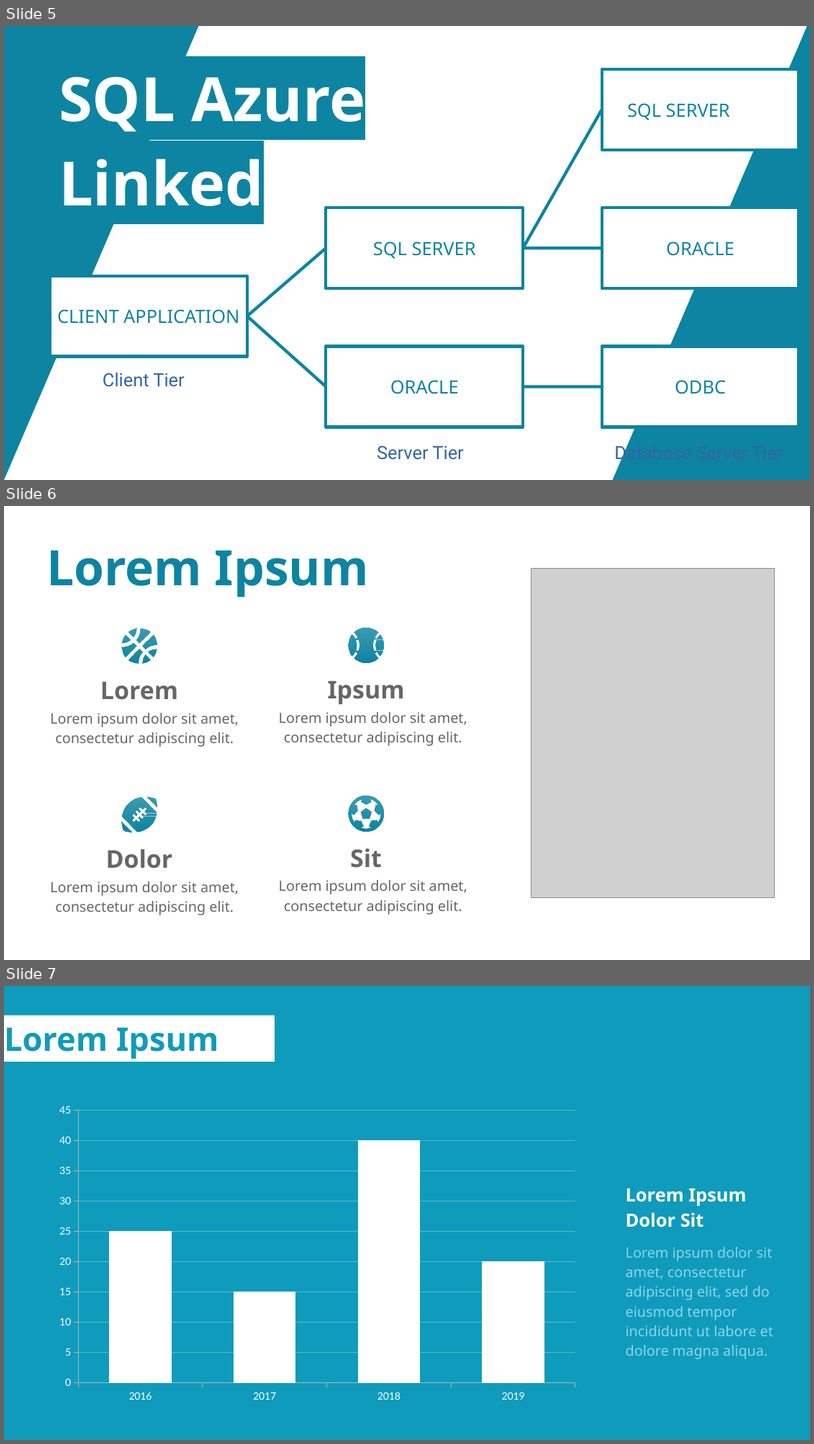
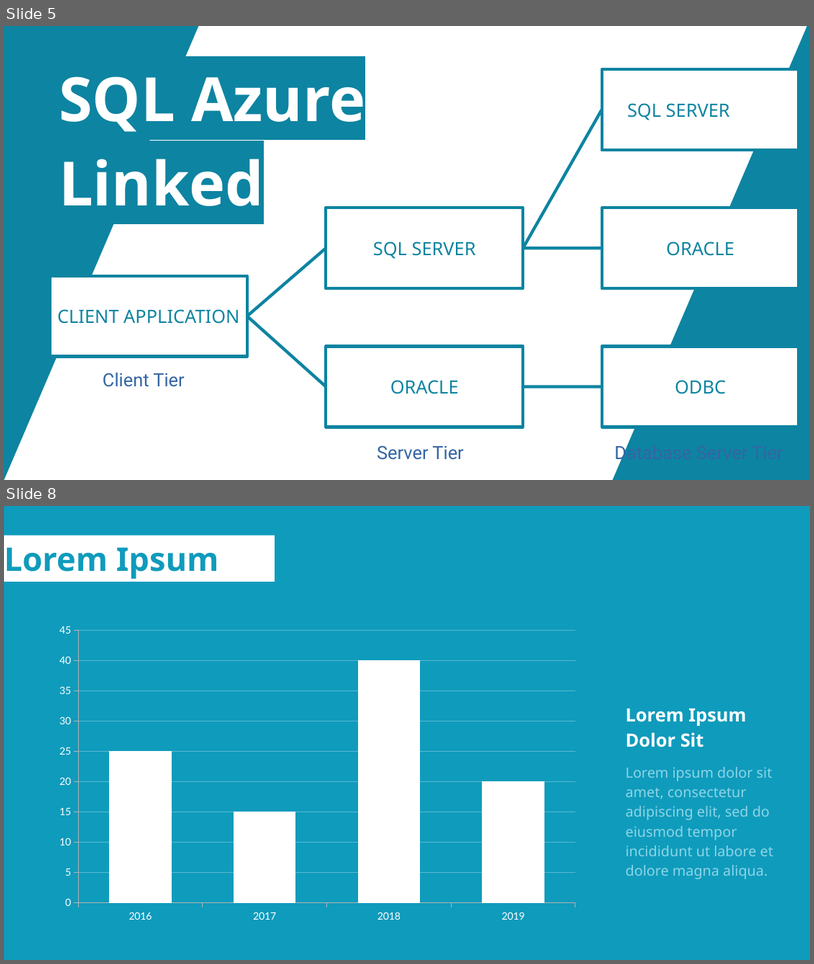
Before and after one commit to Thomaslvo/Amplifire, a slide deck: Stored Functions Presentation Powerpoint.pptx. Shown one above the other, each under a label of ours: slides 5, 6 and 7 before the commit, slides 5 and 8 after it; the slides between them are not shown. The pictures are 814x1444 and 814x964 pixels, drawn with LibreOffice and Linux fonts; fonts in the diff are those of the drawing; grey boxes stand for pictures; background and template pictures are left out. Boxes give left, top, right and bottom in pixels: in the first picture for what was removed or moved away, otherwise in the second. Text is boxed around its words. In the diff, an @@ line names an element or a change of style, - is before the commit and + after.

```diff
--- a/Stored Functions Presentation Powerpoint.pptx
+++ b/Stored Functions Presentation Powerpoint.pptx
@@ slide 6 removed at [4,506,810,960], background #FFFFFF @@
@@ title removed at [46,550,369,597] @@
-Lorem Ipsum
@@ picture removed at [532,568,774,898] @@
@@ freeform shape removed at [122,628,157,664] @@
@@ freeform shape removed at [349,627,383,662] @@
@@ text removed at [100,682,178,700] @@
-Lorem
@@ text removed at [328,681,405,704] @@
-Ipsum
@@ text removed at [50,713,239,746] @@
-Lorem ipsum dolor sit amet, consectetur adipiscing elit.
@@ text removed at [279,712,468,746] @@
-Lorem ipsum dolor sit amet, consectetur adipiscing elit.
@@ freeform shape removed at [122,796,157,831] @@
@@ freeform shape removed at [349,795,383,830] @@
@@ text removed at [106,849,173,868] @@
-Dolor
@@ text removed at [350,848,382,867] @@
-Sit
@@ text removed at [50,881,239,915] @@
-Lorem ipsum dolor sit amet, consectetur adipiscing elit.
@@ text removed at [279,880,468,914] @@
-Lorem ipsum dolor sit amet, consectetur adipiscing elit.
@@ what was slide 7 is now slide 8 @@
```
Also in this commit, not shown: 1 slide changed, 2 slides added.
